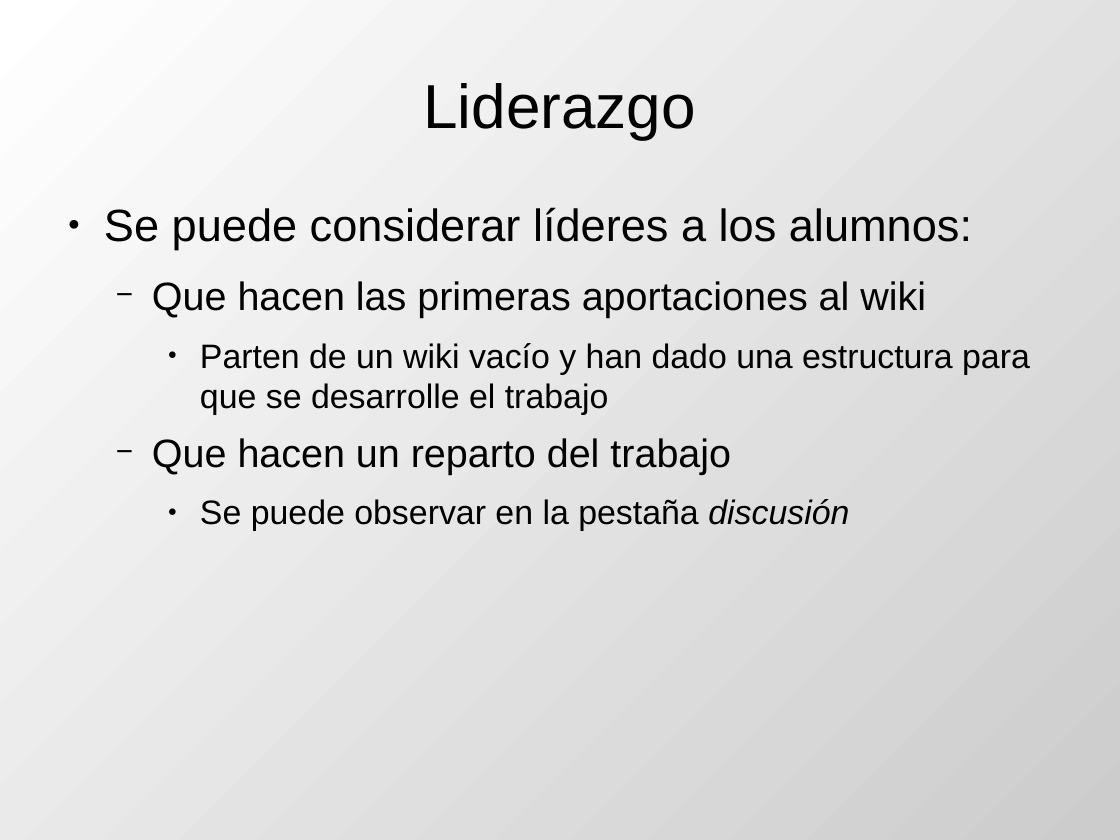
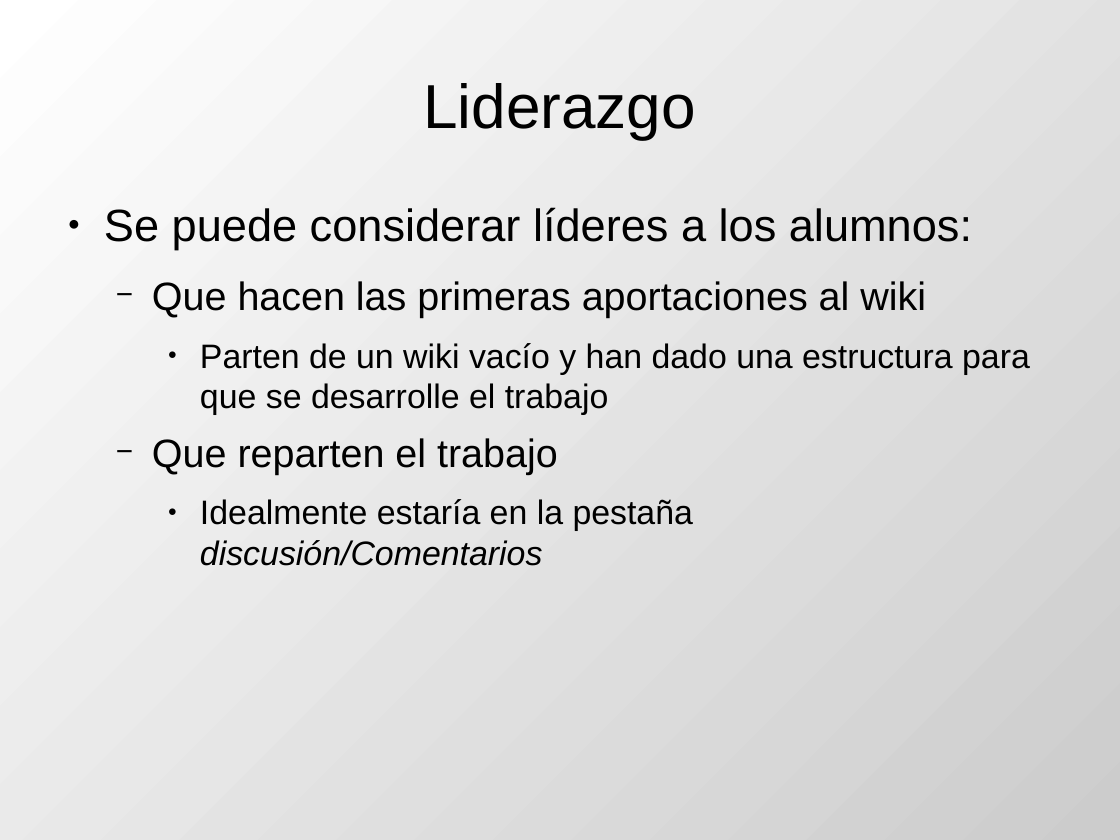
Before and after one commit to DrPantera/wikis4education, a slide deck: slide 28 of uca-2014/tema-5-IntroEvaluacionWikis.odp. Drawn at 1120x840 pixels with LibreOffice and Linux fonts; fonts in the diff are those of the drawing. Boxes give left, top, right and bottom in pixels: in the first picture for what was removed or moved away, otherwise in the second. Text is boxed around its words. In the diff, an @@ line names an element or a change of style, - is before the commit and + after.

Commit message:
Discusión

```diff
--- a/uca-2014/tema-5-IntroEvaluacionWikis.odp
+++ b/uca-2014/tema-5-IntroEvaluacionWikis.odp
@@ text at <box>152,438,693,566</box>: text changed @@
-  − Que hacen un reparto del trabajo
-    ● Se puede observar en la pestaña discusión
+  − Que reparten el trabajo
+    ● Idealmente estaría en la pestaña discusión/Comentarios
```
Also in this commit, not shown: 1 other file.
